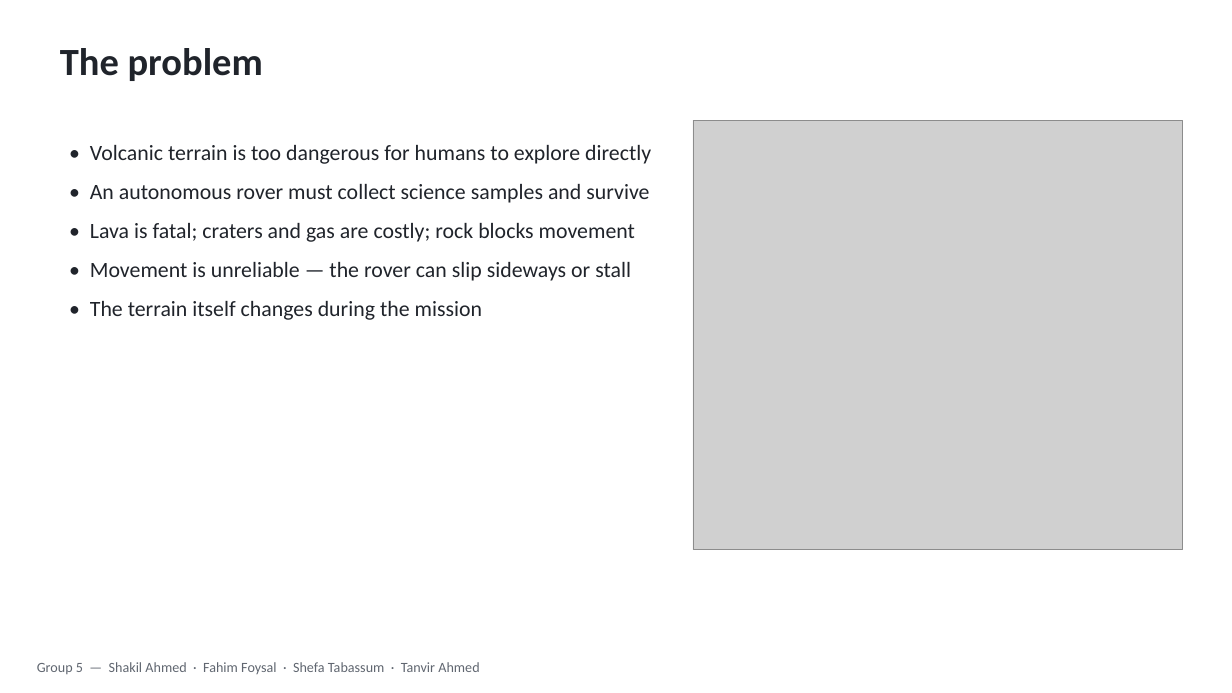
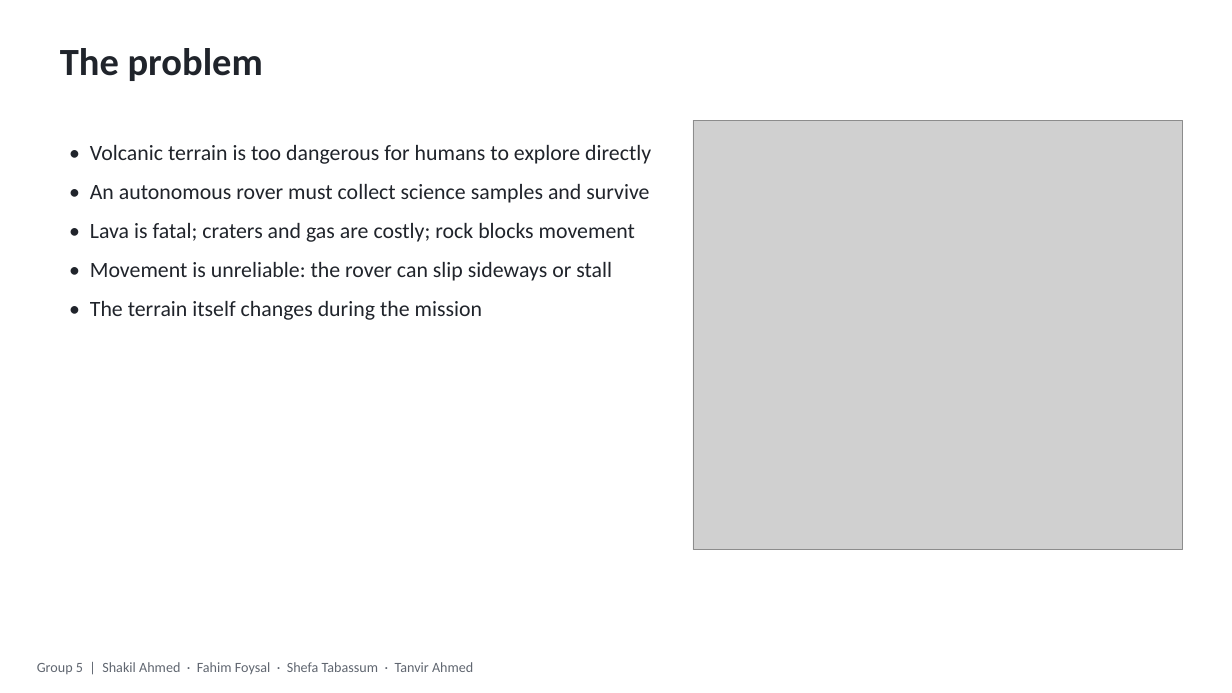
Before and after one commit to MRSHAKILS/Autonomous-Volcanic-Terrain-Exploration-Using-Markov-Decision-Process, a slide deck: slide 2 of others/final_presentation.pptx. Drawn at 1232x693 pixels with LibreOffice and Linux fonts; fonts in the diff are those of the drawing; grey boxes stand for pictures. Boxes give left, top, right and bottom in pixels: in the first picture for what was removed or moved away, otherwise in the second. Text is boxed around its words. In the diff, an @@ line names an element or a change of style, - is before the commit and + after.

```diff
--- a/others/final_presentation.pptx
+++ b/others/final_presentation.pptx
@@ text at (90, 262, 612, 281): text changed @@
-• Movement is unreliable — the rover can slip sideways or stall
+• Movement is unreliable: the rover can slip sideways or stall
@@ text at (37, 662, 473, 674): text changed @@
-Group 5 — Shakil Ahmed · Fahim Foysal · Shefa Tabassum · Tanvir Ahmed
+Group 5 | Shakil Ahmed · Fahim Foysal · Shefa Tabassum · Tanvir Ahmed
```
Also in this commit, not shown: 8 other slides changed, 11 other files.
